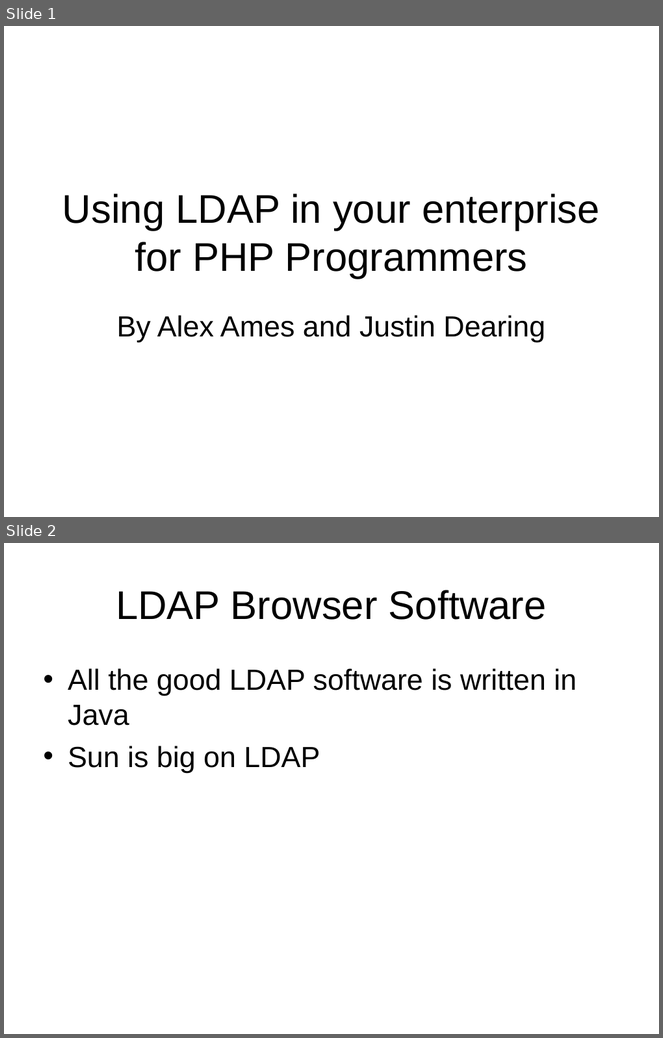
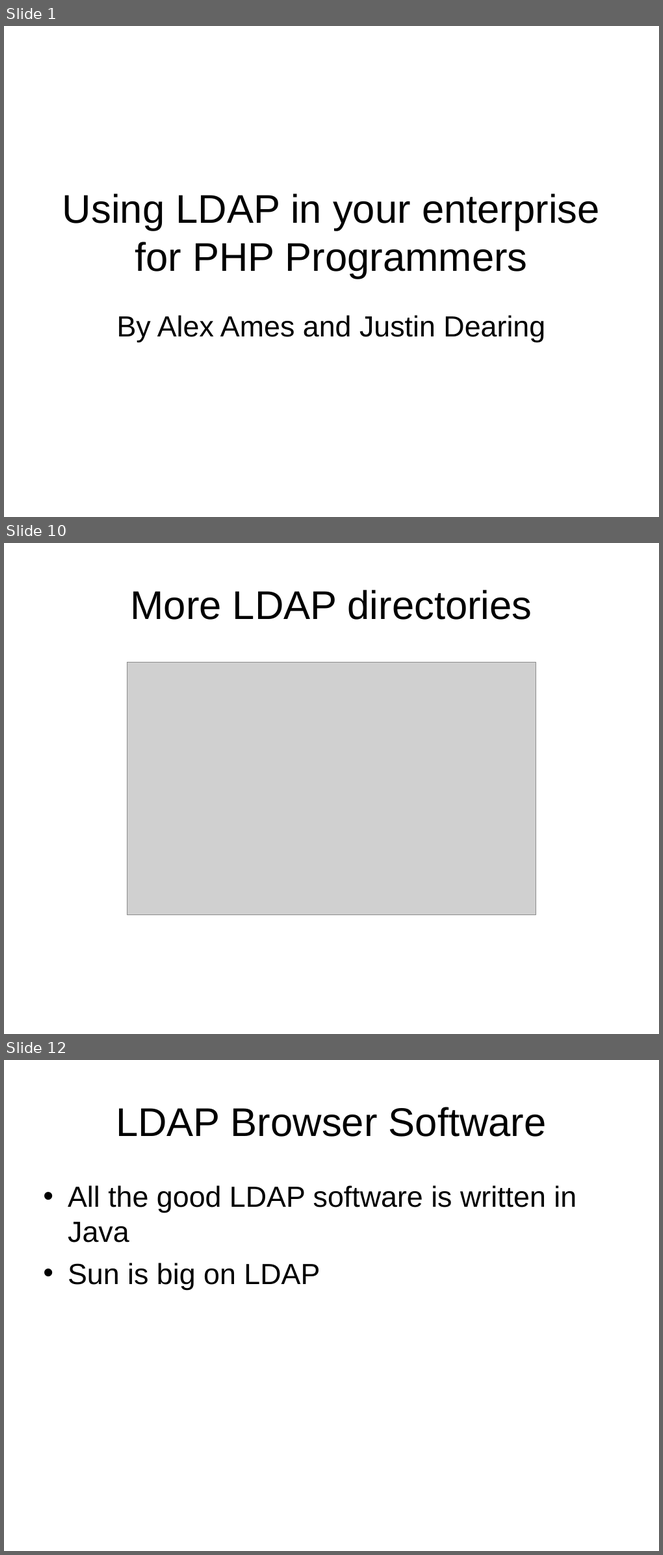
Before and after one commit to LIPHP/LDAP-Talk, a slide deck: Docs/LIPHP-Using LDAP with PHP.ppt. Shown one above the other, each under a label of ours: slides 1 and 2 before the commit, slides 1, 10 and 12 after it; the slides between them are not shown. The pictures are 663x1038 and 663x1555 pixels, drawn with LibreOffice and Linux fonts; fonts in the diff are those of the drawing; grey boxes stand for pictures. Boxes give left, top, right and bottom in pixels: in the first picture for what was removed or moved away, otherwise in the second. Text is boxed around its words. In the diff, an @@ line names an element or a change of style, - is before the commit and + after.

```diff
--- a/Docs/LIPHP-Using LDAP with PHP.ppt
+++ b/Docs/LIPHP-Using LDAP with PHP.ppt
@@ slide 10 added at (4, 543, 659, 1034), background #FFFFFF @@
@@ title added at (130, 590, 532, 620), 44 pt, text #000000 @@
+More LDAP directories
@@ picture added at (128, 662, 537, 915) @@
@@ what was slide 2 is now slide 12 @@
```
Also in this commit, not shown: 11 other slides added.
